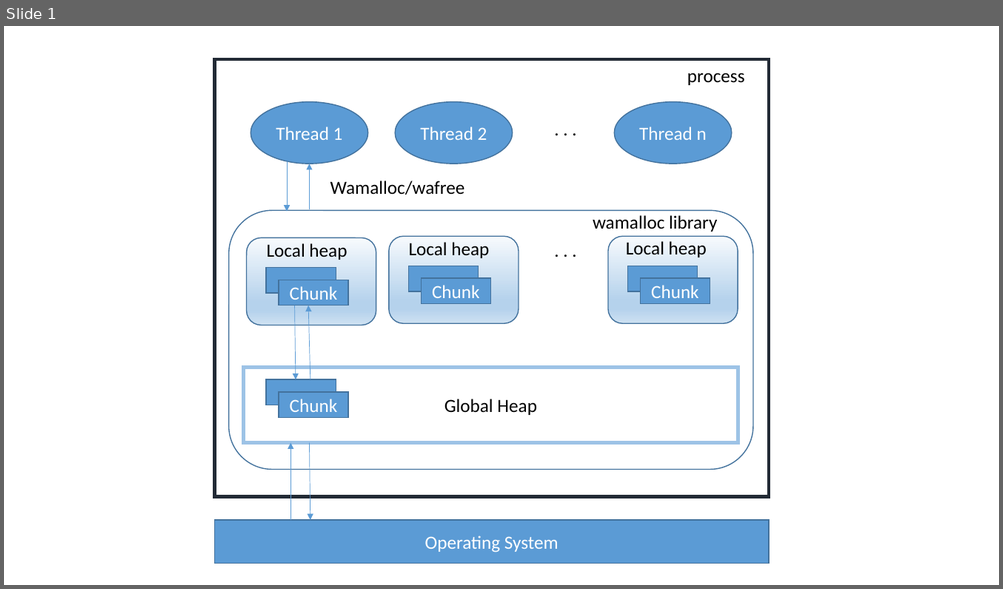
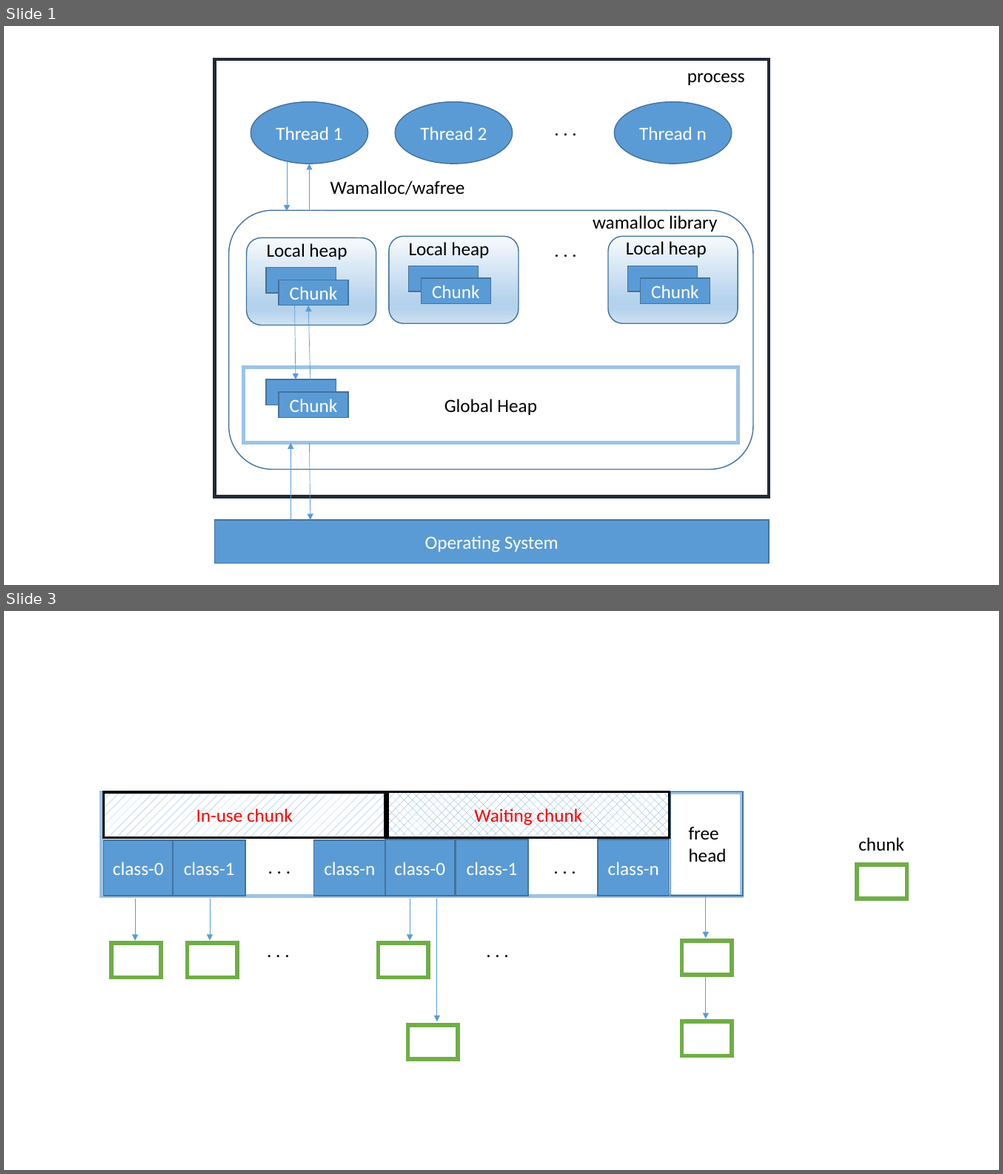
Before and after one commit to zyearn/TCNVMalloc, a slide deck: paper/pic.pptx. Shown one above the other, each under a label of ours: slide 1 before the commit, slides 1 and 3 after it; the slides between them are not shown. The pictures are 1003x589 and 1003x1174 pixels, drawn with LibreOffice and Linux fonts; fonts in the diff are those of the drawing. Boxes give left, top, right and bottom in pixels: in the first picture for what was removed or moved away, otherwise in the second. Text is boxed around its words. In the diff, an @@ line names an element or a change of style, - is before the commit and + after.

```diff
--- a/paper/pic.pptx
+++ b/paper/pic.pptx
@@ slide 3 added at (4,611,999,1170), background #FFFFFF @@
@@ rectangle added at (102,793,742,897), outline #9DC3E6 3.5 pt @@
@@ rectangle added at (103,792,385,838), fill pattern #5B9BD5 on #FFFFFF, outline #000000 2.5 pt, 18 pt, text #FF0000 @@
+In-use chunk
@@ rectangle added at (387,792,669,838), fill pattern #5B9BD5 on #FFFFFF, outline #000000 2.5 pt, 18 pt, text #FF0000 @@
+Waiting chunk
@@ rectangle added at (670,792,743,896), outline #43739E 1 pt @@
@@ text added at (688,826,726,862), 18 pt, text #000000 @@
+free head
@@ rectangle added at (103,841,173,896), fill #5B9BD5, outline #43739E 1 pt, 18 pt, text #FFFFFF @@
+class-0
@@ rectangle added at (173,841,245,896), fill #5B9BD5, outline #43739E 1 pt, 18 pt, text #FFFFFF @@
+class-1
@@ text added at (261,852,299,882), 18 pt, text #000000 @@
+. . .
@@ rectangle added at (313,841,385,896), fill #5B9BD5, outline #43739E 1 pt, 18 pt, text #FFFFFF @@
+class-n
@@ rectangle added at (385,840,455,896), fill #5B9BD5, outline #43739E 1 pt, 18 pt, text #FFFFFF @@
+class-0
@@ rectangle added at (455,840,528,896), fill #5B9BD5, outline #43739E 1 pt, 18 pt, text #FFFFFF @@
+class-1
@@ text added at (546,852,584,882), 18 pt, text #000000 @@
+. . .
@@ rectangle added at (598,840,669,896), fill #5B9BD5, outline #43739E 1 pt, 18 pt, text #FFFFFF @@
+class-n
@@ text added at (858,837,904,851), 18 pt, text #000000 @@
+chunk
@@ rectangle added at (856,865,907,899), outline #70AD47 4 pt @@
@@ arrow added from (135, 899) to (135, 941), #5B9BD5 0.5 pt @@
@@ arrow added from (210, 899) to (210, 941), #5B9BD5 0.5 pt @@
@@ arrow added from (410, 899) to (410, 941), #5B9BD5 0.5 pt @@
@@ arrow added from (437, 899) to (437, 1022), #5B9BD5 0.5 pt @@
@@ arrow added from (706, 897) to (706, 939), #5B9BD5 0.5 pt @@
@@ text added at (260,936,298,965), 18 pt, text #000000 @@
+. . .
@@ text added at (478,936,517,965), 18 pt, text #000000 @@
+. . .
@@ rectangle added at (681,941,731,975), outline #70AD47 4 pt @@
@@ rectangle added at (111,944,162,978), outline #70AD47 4 pt @@
@@ rectangle added at (187,944,237,978), outline #70AD47 4 pt @@
@@ rectangle added at (378,944,428,978), outline #70AD47 4 pt @@
@@ arrow added from (706, 977) to (706, 1020), #5B9BD5 0.5 pt @@
@@ rectangle added at (407,1025,458,1059), outline #70AD47 4 pt @@
@@ rectangle added at (681,1022,731,1056), outline #70AD47 4 pt @@
```
Also in this commit, not shown: 2 other slides added, 1 other file.
